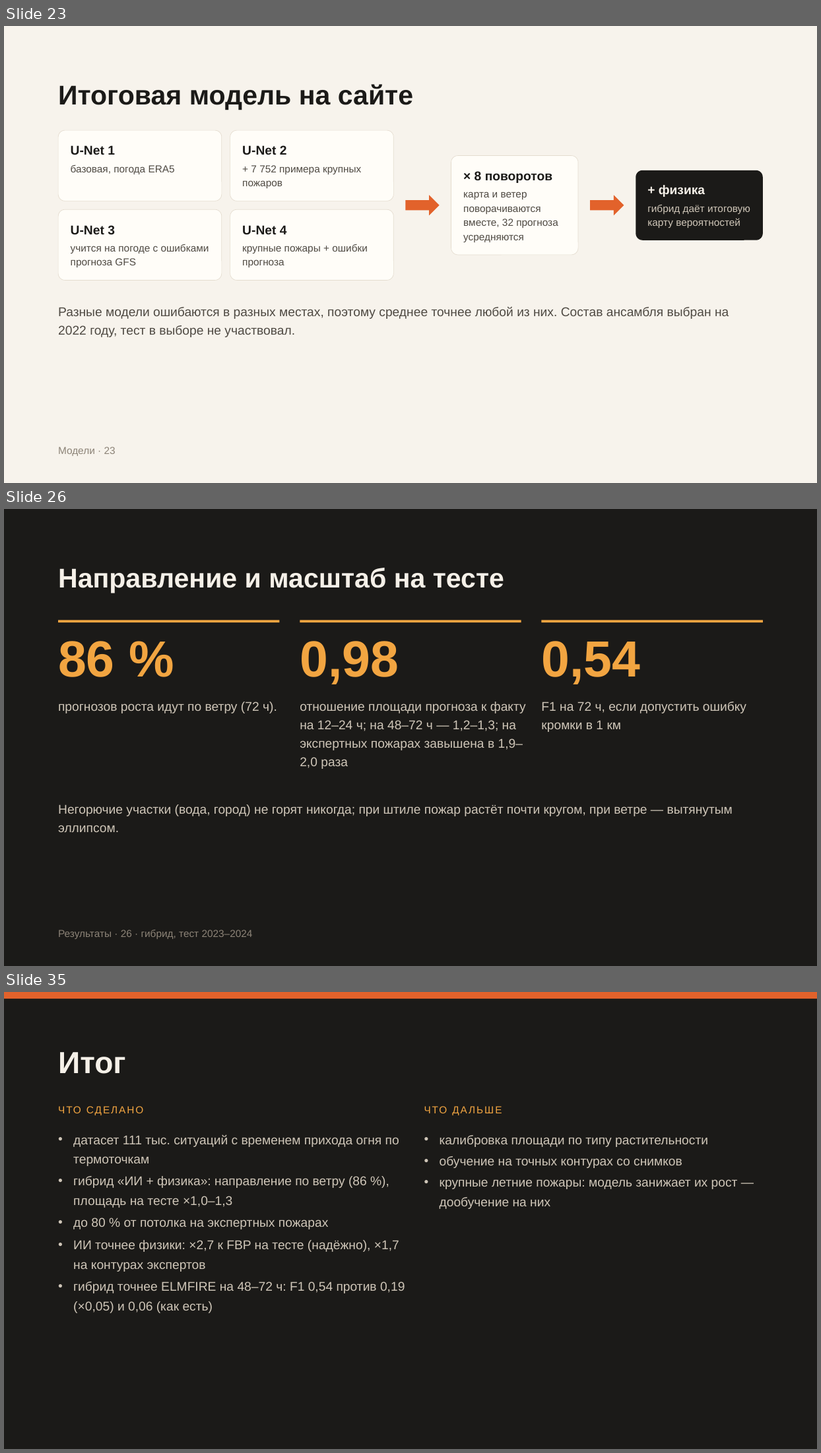
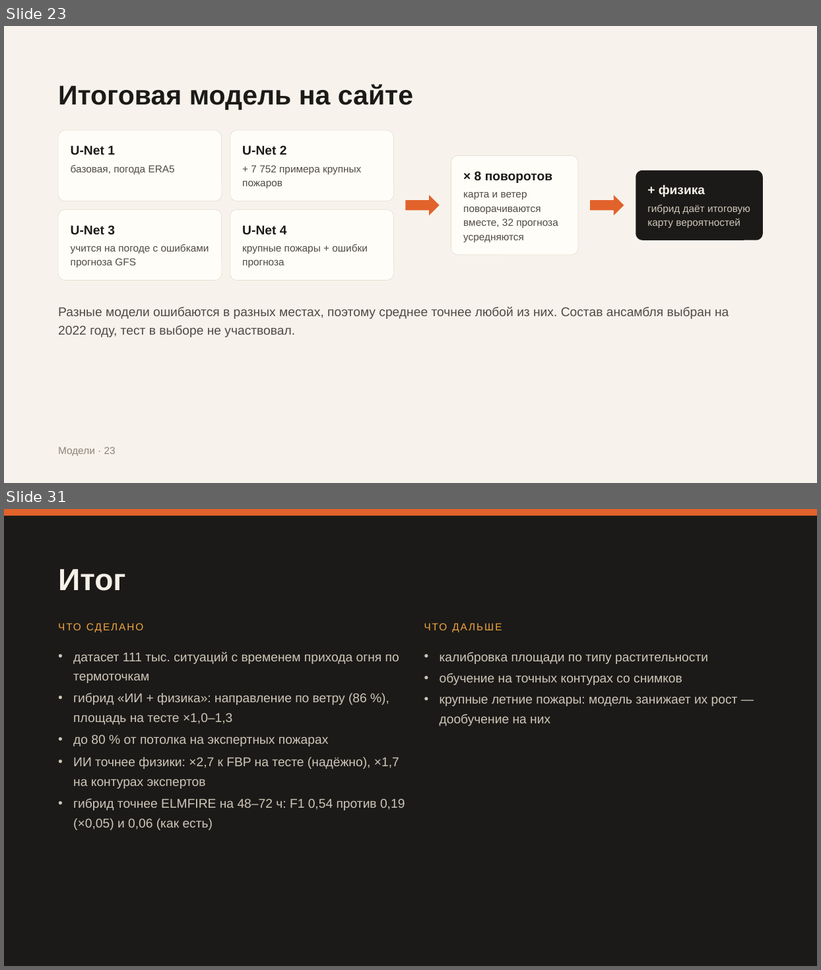
Before and after one commit to Bekabaev/fire_proj, a slide deck: presentation/presentation_final2.pptx. Shown one above the other, each under a label of ours: slides 23, 26 and 35 before the commit, slides 23 and 31 after it; the slides between them are not shown. The pictures are 821x1453 and 821x970 pixels, drawn with LibreOffice and Linux fonts; fonts in the diff are those of the drawing. Boxes give left, top, right and bottom in pixels: in the first picture for what was removed or moved away, otherwise in the second. Text is boxed around its words. In the diff, an @@ line names an element or a change of style, - is before the commit and + after.

```diff
--- a/presentation/presentation_final2.pptx
+++ b/presentation/presentation_final2.pptx
@@ slide 26 removed at (4, 509, 817, 966), background #1B1A18 @@
@@ text removed at (58, 568, 504, 593) @@
-Направление и масштаб на тесте
@@ rectangle removed at (58, 620, 280, 623) @@
@@ rectangle removed at (300, 620, 521, 623) @@
@@ rectangle removed at (541, 620, 763, 623) @@
@@ text removed at (58, 641, 115, 677) @@
-86 %
@@ text removed at (300, 641, 399, 685) @@
-0,98
@@ text removed at (541, 641, 640, 685) @@
-0,54
@@ text removed at (58, 702, 277, 714) @@
-прогнозов роста идут по ветру (72 ч).
@@ text removed at (300, 702, 526, 769) @@
-отношение площади прогноза к факту на 12–24 ч; на 48–72 ч — 1,2–1,3; на экспертных пожарах завышена в 1,9–2,0 раза
@@ text removed at (541, 702, 746, 732) @@
-F1 на 72 ч, если допустить ошибку кромки в 1 км
@@ text removed at (58, 805, 733, 832) @@
-Негорючие участки (вода, город) не горят никогда; при штиле пожар растёт почти кругом, при ветре — вытянутым эллипсом.
@@ text removed at (58, 930, 253, 939) @@
-Результаты · 26 · гибрид, тест 2023–2024
@@ what was slide 35 is now slide 31 @@
```
Also in this commit, not shown: 5 slides changed, 3 slides added, 6 other slides removed, 5 other files.
